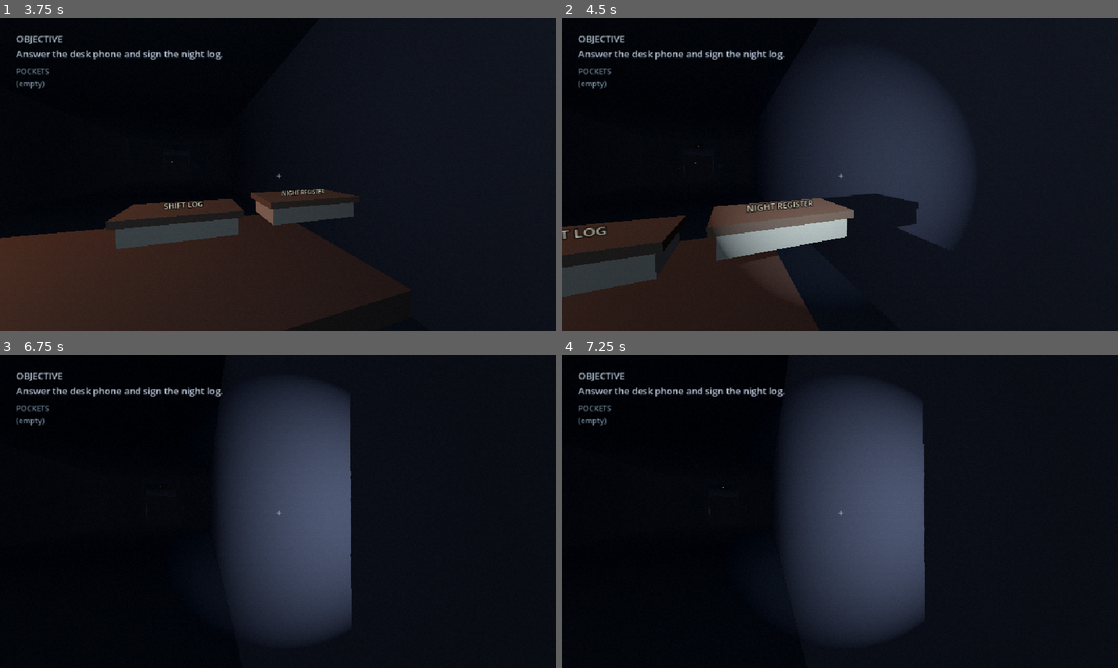
Above: before the commit, frames 1-4 (two rows, left to right).
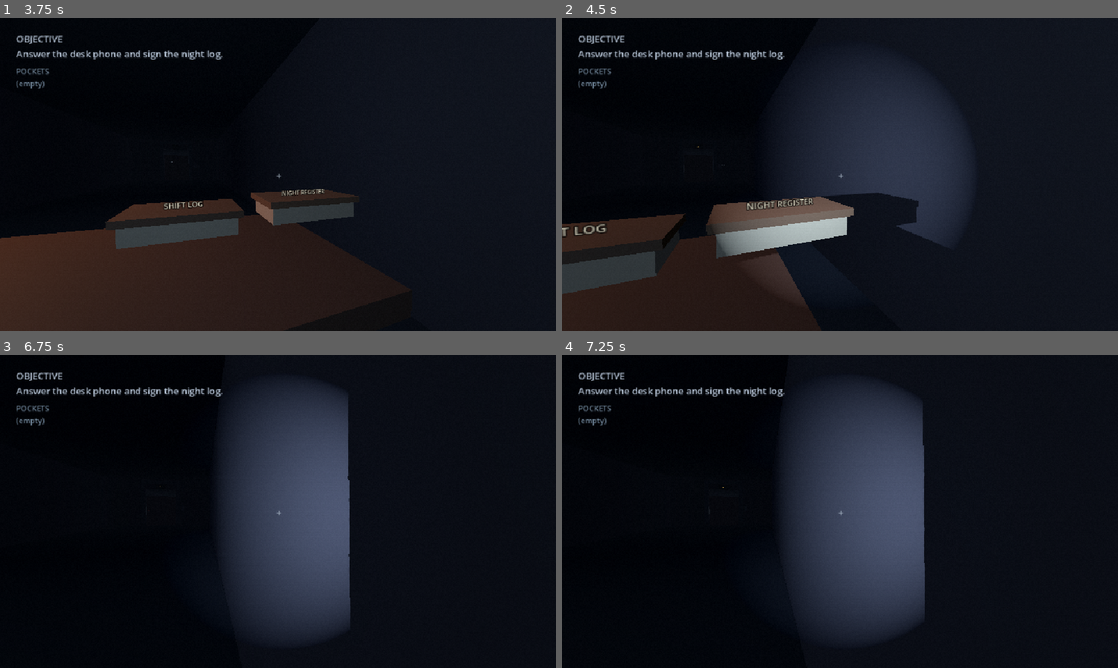
Above: after the commit, the same moments.

Repository: JasonTM17/Horror_Game_Funny
Game: Godot game, scene res://scenes/boot/boot.tscn
Two runs of this game, one before a commit and one after it. Both use one fixed random seed, a clock stepped at 60 frames per second and the inputs below.
Inputs (mouse positions are in pixels of both pictures, inside the frame that each line leads up to):
- Up to frame 1 (3.75 s): click "START SHIFT" at 0.5 s; tap Enter at 1.25 s; move the mouse to (305, 174) at 1.27 s; hold F (flashlight) 1.28-2.03 s; hold W (move_forward) from 1.28 s (still down); move the mouse to (250, 174) at 2.02 s; tap E (interact) at 2.1 s; move the mouse to (289, 168) at 2.77 s; hold Backspace (show_objective) 2.78-3.53 s; move the mouse to (272, 180) at 3.52 s; tap Shift (sprint) at 3.6 s
- Up to frame 2 (4.5 s): keep holding W (move_forward); move the mouse to (878, 177) at 4.27 s; hold F (flashlight) from 4.28 s (still down)
- Up to frame 3 (6.75 s): move the mouse to (233, 508) at 5.02 s; release F (flashlight) at 5.03 s; tap E (interact) at 5.1 s; move the mouse to (283, 511) at 5.77 s; hold Backspace (show_objective) 5.78-6.53 s; tap Space at 6.5 s; move the mouse to (255, 505) at 6.52 s; release W (move_forward) at 6.53 s; hold D (move_right) from 6.53 s (still down); tap Shift (sprint) at 6.6 s
- Up to frame 4 (7.25 s): keep holding D (move_right)

Frame 1 is identical in both runs. In frame 2, 1.7% of the frame differs, in the area x 0-68%, y 40-100%; in frame 3, 0.2%; in frame 4, less than 0.1%.

Commit message:
feat(chase): add navigable corridor obstructions

Diff:
--- a/scripts/world/continuous-world-builder.gd
+++ b/scripts/world/continuous-world-builder.gd
@@ -1,5 +1,12 @@
 class_name ContinuousWorldBuilder
 extends RefCounted
+
+const CHASE_BARRIERS := [
+	{"z": -570.0, "blocked_center_x": -1.4, "blocked_probe_x": -1.4, "blocked_width": 4.8, "bypass_x": 2.35, "safe_min_x": 1.8, "safe_max_x": 3.35, "label": "RIGHT"},
+	{"z": -650.0, "blocked_center_x": 1.4, "blocked_probe_x": 1.4, "blocked_width": 4.8, "bypass_x": -2.35, "safe_min_x": -3.35, "safe_max_x": -1.8, "label": "LEFT"},
+	{"z": -730.0, "blocked_center_x": -1.4, "blocked_probe_x": -1.4, "blocked_width": 4.8, "bypass_x": 2.35, "safe_min_x": 1.8, "safe_max_x": 3.35, "label": "RIGHT"},
+]
+const CHASE_NAV_SEGMENT_COUNT := 13
 
 static func build(parent: Node3D) -> void:
 	var world := WorldEnvironment.new()
@@ -47,9 +54,19 @@
 	var lobby_task_light := LevelGeometry.add_light(parent, Vector3(0, 2.25, WorldLayout.LOBBY_PROP_Z - 0.5), Color(0.92, 0.58, 0.34), 2.0, 5.5)
 	lobby_task_light.name = "LobbyTaskLight"
 	LevelGeometry.add_light(parent, Vector3(0, 2.6, WorldLayout.FINAL_CLUE_Z), Color(0.52, 0.12, 0.1), 1.6, 8.0)
-	for chase_z in [-540.0, -585.0, -630.0, -675.0, -720.0, -765.0, -800.0]:
+	for chase_z in [-540.0, -610.0, -690.0, -770.0, -800.0]:
 		var guide_light := LevelGeometry.add_light(parent, Vector3(0, 2.35, chase_z), Color(0.62, 0.035, 0.025), 1.05, 9.0)
 		guide_light.name = "ChaseGuideLight"
+	for index: int in CHASE_BARRIERS.size():
+		var barrier: Dictionary = CHASE_BARRIERS[index]
+		var bypass_light := LevelGeometry.add_light(
+			parent,
+			Vector3(float(barrier["bypass_x"]), 2.35, float(barrier["z"]) + 1.8),
+			Color(0.9, 0.045, 0.025),
+			1.35,
+			8.0
+		)
+		bypass_light.name = "ChaseBypassLight%02d" % index
 	_add_navigation_surface(parent)
 
 static func _add_elevator_dressing(parent: Node3D) -> void:
@@ -97,6 +114,39 @@
 		LevelGeometry.add_visual_box(parent, "ChaseWallScar%02d" % scar_index, Vector3(side * 3.73, 1.35, z), Vector3(0.13, 2.3, 2.6), Color(0.055, 0.035, 0.04))
 		LevelGeometry.add_visual_box(parent, "ChaseBrokenFrame%02d" % scar_index, Vector3(side * 3.35, 2.15, z - 1.2), Vector3(0.18, 2.8, 0.22), Color(0.11, 0.055, 0.05))
 		scar_index += 1
+	for index: int in CHASE_BARRIERS.size():
+		var barrier: Dictionary = CHASE_BARRIERS[index]
+		var barrier_position := Vector3(float(barrier["blocked_center_x"]), 1.3, float(barrier["z"]))
+		var barrier_body := LevelGeometry.add_box(
+			parent,
+			"ChaseBarrier%02d" % index,
+			barrier_position,
+			Vector3(float(barrier["blocked_width"]), 2.6, 1.2),
+			Color(0.07, 0.025, 0.03)
+		)
+		barrier_body.collision_layer = 1
+		LevelGeometry.add_visual_box(
+			parent,
+			"ChaseBarrierFrame%02d" % index,
+			barrier_position + Vector3(0, 1.35, 0),
+			Vector3(float(barrier["blocked_width"]) + 0.12, 0.16, 1.34),
+			Color(0.15, 0.035, 0.04)
+		)
+		var cue := LevelGeometry.add_label(
+			parent,
+			"GO " + str(barrier["label"]),
+			Vector3(float(barrier["bypass_x"]), 2.15, float(barrier["z"]) + 2.35),
+			Color(0.95, 0.12, 0.08)
+		)
+		cue.name = "ChaseBypassCue%02d" % index
+		cue.font_size = 20
+		LevelGeometry.add_visual_box(
+			parent,
+			"ChaseBypassMarker%02d" % index,
+			Vector3(float(barrier["bypass_x"]), 0.015, float(barrier["z"]) + 1.8),
+			Vector3(1.35, 0.03, 0.2),
+			Color(0.58, 0.025, 0.02)
+		)
 
 static func _add_partition(parent: Node3D, name: String, z: float, color: Color) -> void:
 	LevelGeometry.add_box(parent, name + "Left", Vector3(-2.65, 2.0, z), Vector3(2.7, 4.0, 0.25), color)
@@ -107,12 +157,22 @@
 	var region := NavigationRegion3D.new()
 	region.name = "ContinuousCorridorNavigation"
 	var navigation_mesh := NavigationMesh.new()
-	navigation_mesh.vertices = PackedVector3Array([
-		Vector3(-3.45, 0.02, WorldLayout.PLAYER_START_Z + 4.0),
-		Vector3(3.45, 0.02, WorldLayout.PLAYER_START_Z + 4.0),
-		Vector3(3.45, 0.02, WorldLayout.EXIT_Z - 10.0),
-		Vector3(-3.45, 0.02, WorldLayout.EXIT_Z - 10.0)
-	])
-	navigation_mesh.add_polygon(PackedInt32Array([0, 1, 2, 3]))
+	var sections: Array[Dictionary] = [{"z": WorldLayout.PLAYER_START_Z + 4.0, "min_x": -3.45, "max_x": 3.45}]
+	for barrier: Dictionary in CHASE_BARRIERS:
+		var barrier_z := float(barrier["z"])
+		sections.append({"z": barrier_z + 3.0, "min_x": -3.45, "max_x": 3.45})
+		sections.append({"z": barrier_z + 1.0, "min_x": float(barrier["safe_min_x"]), "max_x": float(barrier["safe_max_x"])})
+		sections.append({"z": barrier_z - 1.0, "min_x": float(barrier["safe_min_x"]), "max_x": float(barrier["safe_max_x"])})
+		sections.append({"z": barrier_z - 3.0, "min_x": -3.45, "max_x": 3.45})
+	sections.append({"z": WorldLayout.EXIT_Z - 10.0, "min_x": -3.45, "max_x": 3.45})
+	var vertices := PackedVector3Array()
+	for section: Dictionary in sections:
+		vertices.append(Vector3(float(section["min_x"]), 0.02, float(section["z"])))
+		vertices.append(Vector3(float(section["max_x"]), 0.02, float(section["z"])))
+	navigation_mesh.vertices = vertices
+	for section_index in range(sections.size() - 1):
+		var start_index := section_index * 2
+		var end_index := (section_index + 1) * 2
+		navigation_mesh.add_polygon(PackedInt32Array([start_index, start_index + 1, end_index + 1, end_index]))
 	region.navigation_mesh = navigation_mesh
 	parent.add_child(region)
--- a/tests/checkpoint-layout-test.gd
+++ b/tests/checkpoint-layout-test.gd
@@ -77,7 +77,50 @@
 	if not _require(flashlight_base_energy >= 3.0 and player.flashlight.spot_range >= 20.0, "flashlight regressed below the navigation readability floor"): return
 	var navigation_region := gameplay.get_node_or_null("ContinuousCorridorNavigation") as NavigationRegion3D
 	if not _require(navigation_region != null and navigation_region.navigation_mesh != null, "chase navigation surface missing"): return
-	if not _require(navigation_region.navigation_mesh.get_polygon_count() == 1, "continuous navigation polygon missing"): return
+	if not _require(navigation_region.navigation_mesh.get_polygon_count() == ContinuousWorldBuilder.CHASE_NAV_SEGMENT_COUNT, "chase navigation topology did not include every bypass segment"): return
+	var chase_barriers: Array = ContinuousWorldBuilder.CHASE_BARRIERS
+	if not _require(chase_barriers.size() == 3, "chase barrier count drifted from the authored route"): return
+	await get_tree().physics_frame
+	var navigation_map := gameplay.get_world_3d().navigation_map
+	if not _require(navigation_map.is_valid() and NavigationServer3D.map_get_iteration_id(navigation_map) > 0, "chase navigation map did not synchronize"): return
+	var route_start := Vector3(0, 0.02, WorldLayout.CHASE_TRIGGER_Z - 4.0)
+	var route_end := Vector3(0, 0.02, WorldLayout.EXIT_Z + 8.0)
+	var chase_path := NavigationServer3D.map_get_path(navigation_map, route_start, route_end, true)
+	if not _require(chase_path.size() >= chase_barriers.size() * 2 + 2, "chase navigation path did not expose the authored bypass turns"): return
+	if not _require(chase_path[0].distance_to(route_start) < 0.25 and chase_path[-1].distance_to(route_end) < 0.25, "chase navigation path did not reach the authored start and exit (actual %s -> %s, expected %s -> %s)" % [chase_path[0], chase_path[-1], route_start, route_end]): return
+	for index: int in chase_barriers.size():
+		var barrier: Dictionary = chase_barriers[index]
+		var barrier_z := float(barrier["z"])
+		var blocked_x := float(barrier["blocked_probe_x"])
+		var bypass_x := float(barrier["bypass_x"])
+		if index > 0:
+			var previous_bypass_x := float((chase_barriers[index - 1] as Dictionary)["bypass_x"])
+			if not _require(previous_bypass_x * bypass_x < 0.0, "chase bypass lanes do not alternate at barrier %d" % index): return
+		var barrier_body := gameplay.get_node_or_null("ChaseBarrier%02d" % index) as StaticBody3D
+		if not _require(barrier_body != null and barrier_body.collision_layer == 1 and barrier_body.get_child_count() > 0, "chase barrier %d has no physical collision body" % index): return
+		var blocked_query := PhysicsRayQueryParameters3D.create(Vector3(blocked_x, 1.0, barrier_z + 2.0), Vector3(blocked_x, 1.0, barrier_z - 2.0), 1)
+		var blocked_hit := gameplay.get_world_3d().direct_space_state.intersect_ray(blocked_query)
+		if not _require(blocked_hit.get("collider") == barrier_body, "chase barrier %d does not block its authored lane" % index): return
+		var bypass_query := PhysicsRayQueryParameters3D.create(Vector3(bypass_x, 1.0, barrier_z + 2.0), Vector3(bypass_x, 1.0, barrier_z - 2.0), 1)
+		var bypass_hit := gameplay.get_world_3d().direct_space_state.intersect_ray(bypass_query)
+		if not _require(bypass_hit.is_empty(), "chase barrier %d blocks its safe bypass lane" % index): return
+		var cue := gameplay.get_node_or_null("ChaseBypassCue%02d" % index) as Label3D
+		var marker := gameplay.get_node_or_null("ChaseBypassMarker%02d" % index) as MeshInstance3D
+		var bypass_light := gameplay.get_node_or_null("ChaseBypassLight%02d" % index) as OmniLight3D
+		var expected_lane := "RIGHT" if bypass_x > 0.0 else "LEFT"
+		var cue_position := Vector3(bypass_x, 2.15, barrier_z + 2.35)
+		var guide_position := Vector3(bypass_x, 0.015, barrier_z + 1.8)
+		if not _require(cue != null and cue.text == "GO " + expected_lane and cue.position.distance_to(cue_position) < 0.05, "chase barrier %d has an incorrect safe-lane label or position" % index): return
+		if not _require(cue.modulate.r > cue.modulate.g * 2.0 and cue.modulate.r > cue.modulate.b * 2.0, "chase barrier %d text cue is not visibly red" % index): return
+		if not _require(marker != null and marker.position.distance_to(guide_position) < 0.05, "chase barrier %d floor marker does not align with its safe lane" % index): return
+		if not _require(bypass_light != null and bypass_light.position.distance_to(Vector3(bypass_x, 2.35, barrier_z + 1.8)) < 0.05, "chase barrier %d guide light does not align with its safe lane" % index): return
+		if not _require(bypass_light.light_color.r > bypass_light.light_color.g * 4.0 and bypass_light.light_color.r > bypass_light.light_color.b * 4.0, "chase barrier %d guide light is not visibly red" % index): return
+		var path_uses_bypass := false
+		for path_point: Vector3 in chase_path:
+			if absf(path_point.z - barrier_z) <= 3.5 and path_point.x * bypass_x > 0.5:
+				path_uses_bypass = true
+				break
+		if not _require(path_uses_bypass, "chase navigation path ignored bypass lane %d" % index): return
 	for barrier_z in [WorldLayout.FLOOR_DOOR_Z, WorldLayout.POWER_DOOR_Z, WorldLayout.ROOM_DOOR_Z]:
 		for x in [0.0, 3.0]:
 			var query := PhysicsRayQueryParameters3D.create(Vector3(x, 1.0, barrier_z + 2.0), Vector3(x, 1.0, barrier_z - 2.0), 1)
@@ -95,6 +138,7 @@
 	gameplay._chase.start()
 	var chase_entity: CharacterBody3D = gameplay._chase.entity
 	if not _require(is_instance_valid(chase_entity), "production chase controller did not create its entity"): return
+	if not _verify_chase_bypass_clearance(gameplay, player, chase_entity, chase_barriers): return
 	if not _verify_entity_presence_cue(chase_entity, "chase start"): return
 	chase_entity.global_position = player.global_position + Vector3(0, 0, 18.0)
 	var appear_origin := chase_entity.global_position
@@ -118,6 +162,29 @@
 	if not _require(absf(chase_entity.velocity.length() - chase_entity.speed) < 0.05, "chase state does not use its authored speed"): return
 	if not _require(chase_entity.speed > player.walk_speed, "enemy cannot catch a walking player"): return
 	if not _require(chase_entity.speed < player.walk_speed * player.sprint_multiplier, "enemy makes a full sprint escape impossible"): return
+	var traversal_player_position := player.global_position
+	var traversal_entity_position := chase_entity.global_position
+	var traversal_last_seen: Vector3 = chase_entity._last_target_position
+	player.global_position = Vector3(0, 0.02, -580.0)
+	chase_entity.global_position = Vector3(0, 0.02, -563.0)
+	chase_entity._last_target_position = player.global_position
+	chase_entity._target_visible = true
+	chase_entity._los_timer = 0.0
+	chase_entity.state = chase_entity.State.CHASE
+	chase_entity.active = true
+	var crossed_first_barrier := false
+	var max_bypass_offset := 0.0
+	for _frame in 315:
+		await get_tree().physics_frame
+		max_bypass_offset = maxf(max_bypass_offset, absf(chase_entity.global_position.x))
+		if chase_entity.global_position.z < -571.0:
+			crossed_first_barrier = true
+	if not _require(crossed_first_barrier and max_bypass_offset > 0.5, "chase entity stuck at the first physical obstruction instead of navigating the bypass (state=%s, position=%s, last_seen=%s, max_x=%.2f)" % [chase_entity.state, chase_entity.global_position, chase_entity._last_target_position, max_bypass_offset]): return
+	if not _require(chase_entity.active and chase_entity.state == chase_entity.State.CHASE and not gameplay._chase.recovering, "chase obstruction caused an immediate failure, despawn, or state downgrade"): return
+	player.global_position = traversal_player_position
+	chase_entity.global_position = traversal_entity_position
+	chase_entity._last_target_position = traversal_last_seen
+	chase_entity._los_timer = 0.0
 	var pause_position := chase_entity.global_position
 	var pause_state_time: float = float(chase_entity._state_time)
 	get_tree().paused = true
@@ -228,6 +295,52 @@
 	if not _require(cue.bus == "SFX" and cue.max_distance > 0.0 and cue.max_distance <= 18.0, "%s cue is not bounded or routed through SFX" % phase): return false
 	if not _require(cue.stream != null and AudioManager._cache_ids.has(EXPECTED_ENTITY_PRESENCE_CUE_ID), "%s cue has no stream or cache ownership" % phase): return false
 	return true
+
+func _verify_chase_bypass_clearance(gameplay: Node3D, player: Node3D, entity: CharacterBody3D, barriers: Array) -> bool:
+	var player_collider := player.get_node_or_null("CollisionShape3D") as CollisionShape3D
+	var entity_collider := entity.get_node_or_null("EntityCollider") as CollisionShape3D
+	var player_capsule: CapsuleShape3D = player_collider.shape as CapsuleShape3D if player_collider != null else null
+	var entity_capsule: CapsuleShape3D = entity_collider.shape as CapsuleShape3D if entity_collider != null else null
+	if not _require(player_capsule != null and entity_capsule != null, "chase clearance fixtures are not capsule-shaped"): return false
+	var max_capsule_radius := maxf(player_capsule.radius, entity_capsule.radius)
+	var left_wall := gameplay.get_node_or_null("LeftWall") as StaticBody3D
+	var right_wall := gameplay.get_node_or_null("RightWall") as StaticBody3D
+	var left_wall_box := _body_box_shape(left_wall)
+	var right_wall_box := _body_box_shape(right_wall)
+	if not _require(left_wall_box != null and right_wall_box != null, "corridor walls have no box collision for clearance checks"): return false
+	var left_wall_inner_x := left_wall.global_position.x + left_wall_box.size.x * 0.5
+	var right_wall_inner_x := right_wall.global_position.x - right_wall_box.size.x * 0.5
+	for index: int in barriers.size():
+		var barrier: Dictionary = barriers[index]
+		var barrier_body := gameplay.get_node_or_null("ChaseBarrier%02d" % index) as StaticBody3D
+		var barrier_box := _body_box_shape(barrier_body)
+		if not _require(barrier_box != null, "chase barrier %d has no box collision for clearance checks" % index): return false
+		var safe_min_x := float(barrier["safe_min_x"])
+		var safe_max_x := float(barrier["safe_max_x"])
+		var obstacle_clearance: float
+		var wall_clearance: float
+		var obstacle_edge := 0.0
+		if float(barrier["bypass_x"]) > 0.0:
+			obstacle_edge = barrier_body.global_position.x + barrier_box.size.x * 0.5
+			obstacle_clearance = safe_min_x - obstacle_edge
+			wall_clearance = right_wall_inner_x - safe_max_x
+		else:
+			obstacle_edge = barrier_body.global_position.x - barrier_box.size.x * 0.5
+			obstacle_clearance = obstacle_edge - safe_max_x
+			wall_clearance = safe_min_x - left_wall_inner_x
+		var required_edge_clearance := max_capsule_radius + 0.08
+		var required_lane_width := max_capsule_radius * 2.0 + 0.4
+		if not _require(obstacle_clearance >= required_edge_clearance and wall_clearance >= required_edge_clearance, "chase bypass %d lacks capsule edge clearance" % index): return false
+		if not _require(safe_max_x - safe_min_x >= required_lane_width, "chase bypass %d navigation lane is narrower than both production capsules" % index): return false
+	return true
+
+func _body_box_shape(body: StaticBody3D) -> BoxShape3D:
+	if body == null:
+		return null
+	for child in body.get_children():
+		if child is CollisionShape3D and child.shape is BoxShape3D:
+			return child.shape as BoxShape3D
+	return null
 
 func _entity_presence_players() -> Array[AudioStreamPlayer3D]:
 	AudioManager._prune_spatial_players()
Not shown, changed: tests/run-headless-tests.ps1
